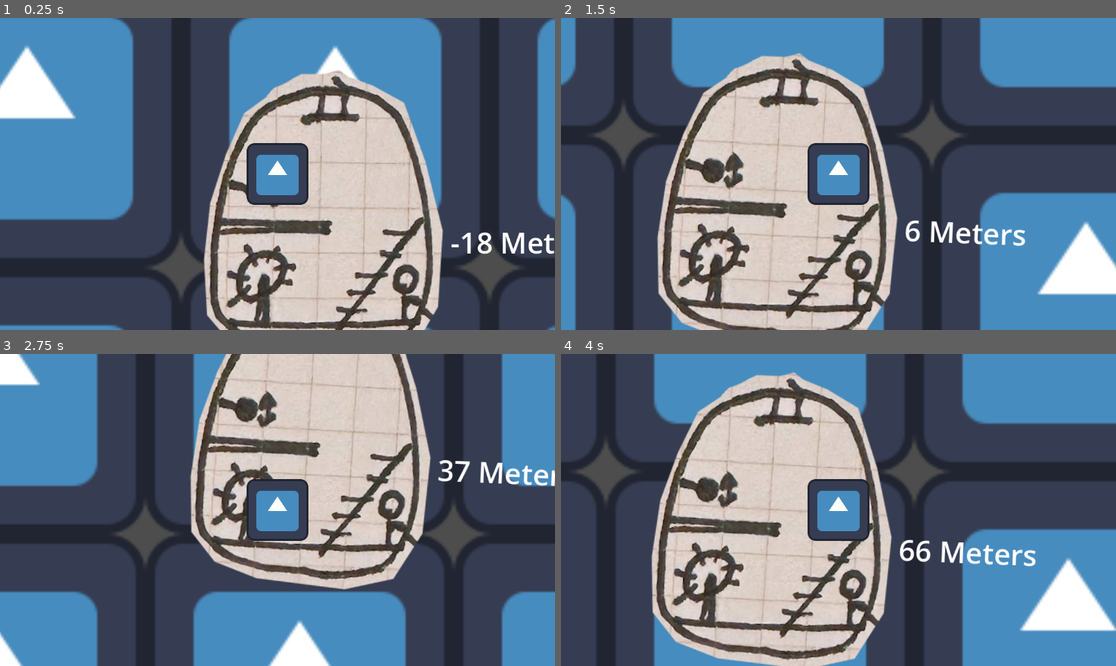
Above: before the commit, frames 1-4 (two rows, left to right).
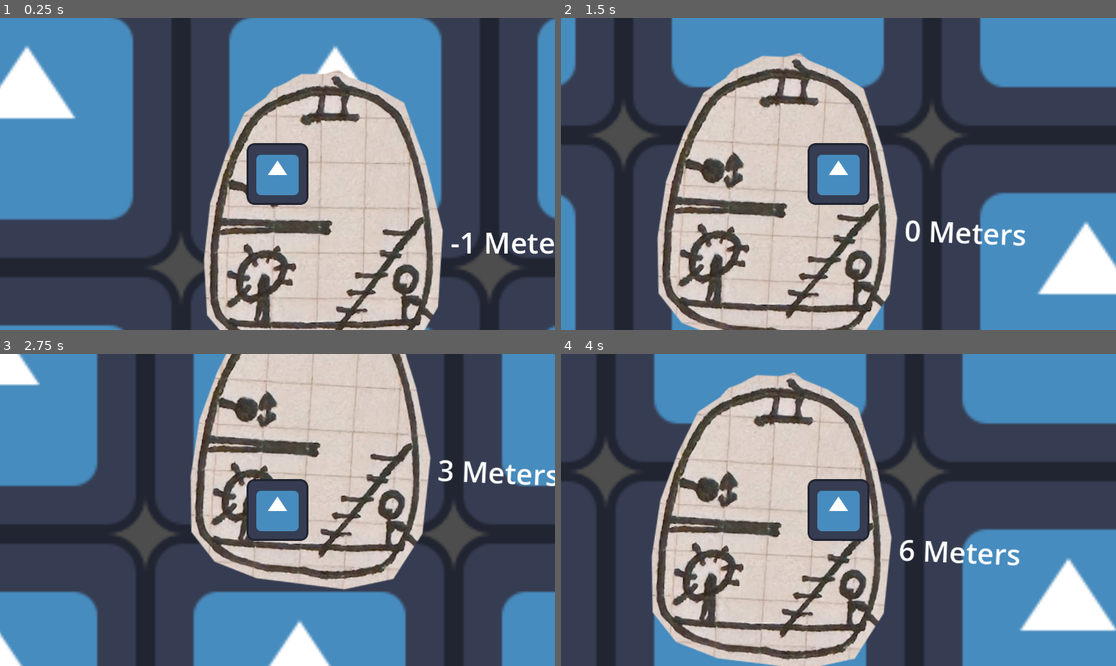
Above: after the commit, the same moments.

Repository: calzila/GGJ_2025
Game: Godot game, scene res://Overworld.tscn
Same seed, same stepped clock (60 frames per second), same inputs: the game is played once before the commit and once after it. The engine's default icon, where the game draws it, is replaced by a stand-in: a white triangle on a blue panel in a dark square.
Inputs:
- Up to frame 1 (0.25 s): no input
- Up to frame 2 (1.5 s): tap Enter (ui_accept) at 0.5, 0.77 s; hold Right (ui_right) from 0.53 s (still down)
- Up to frame 3 (2.75 s): tap Enter (ui_accept) at 1.52 s; release Right (ui_right) at 2.03 s; hold Left (ui_left) from 2.03 s (still down)
- Up to frame 4 (4 s): release Left (ui_left) at 2.78 s; hold Right (ui_right) from 2.78 s (still down); tap Enter (ui_accept) at 3.02, 3.77 s

The runs differ from the first frame. In frame 1, 0.5% of the frame differs, in the area x 85-100%, y 68-76%; in frame 2, less than 0.1%; in frame 3, 0.6%; in frame 4, 0.7%, in the area x 63-86%, y 59-69%.

Commit message:
Decreasing the displayed depth even more.

Diff:
--- a/DepthText.gd
+++ b/DepthText.gd
@@ -11,6 +11,6 @@
 func _process(delta: float) -> void:
 
 	#Display the depth on the Text Component
-	depthValue = global_position.y * 0.1
+	depthValue = global_position.y * 0.01
 	depthValue = str(int(depthValue), " Meters")
 	text = depthValue
